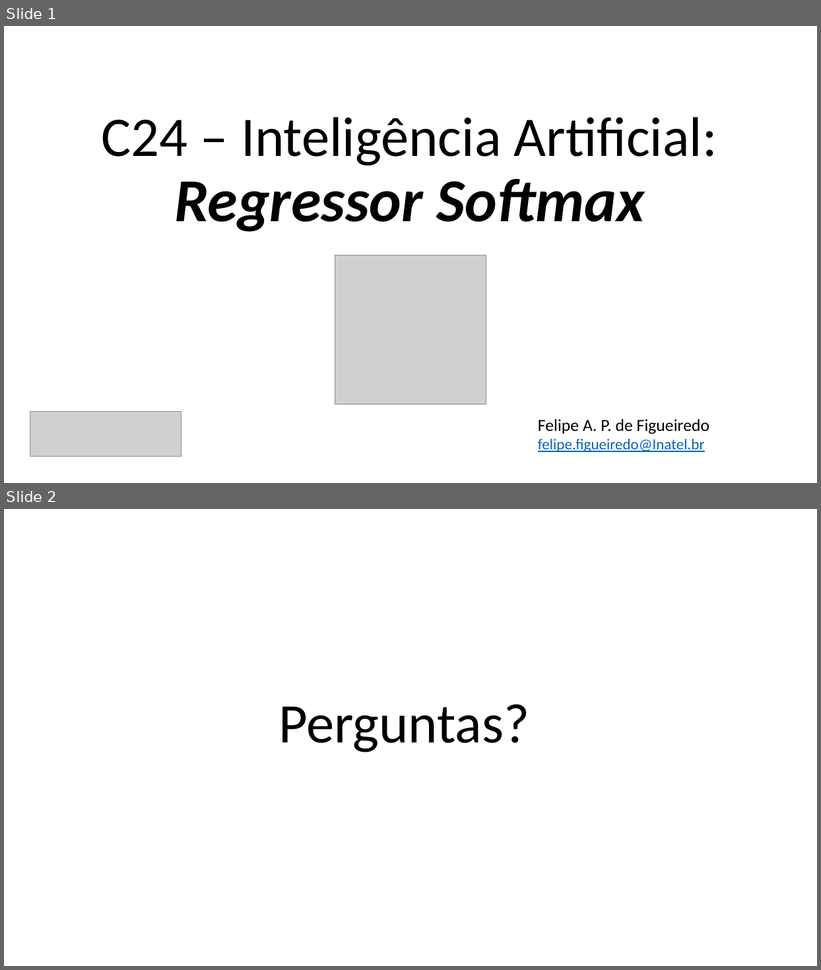
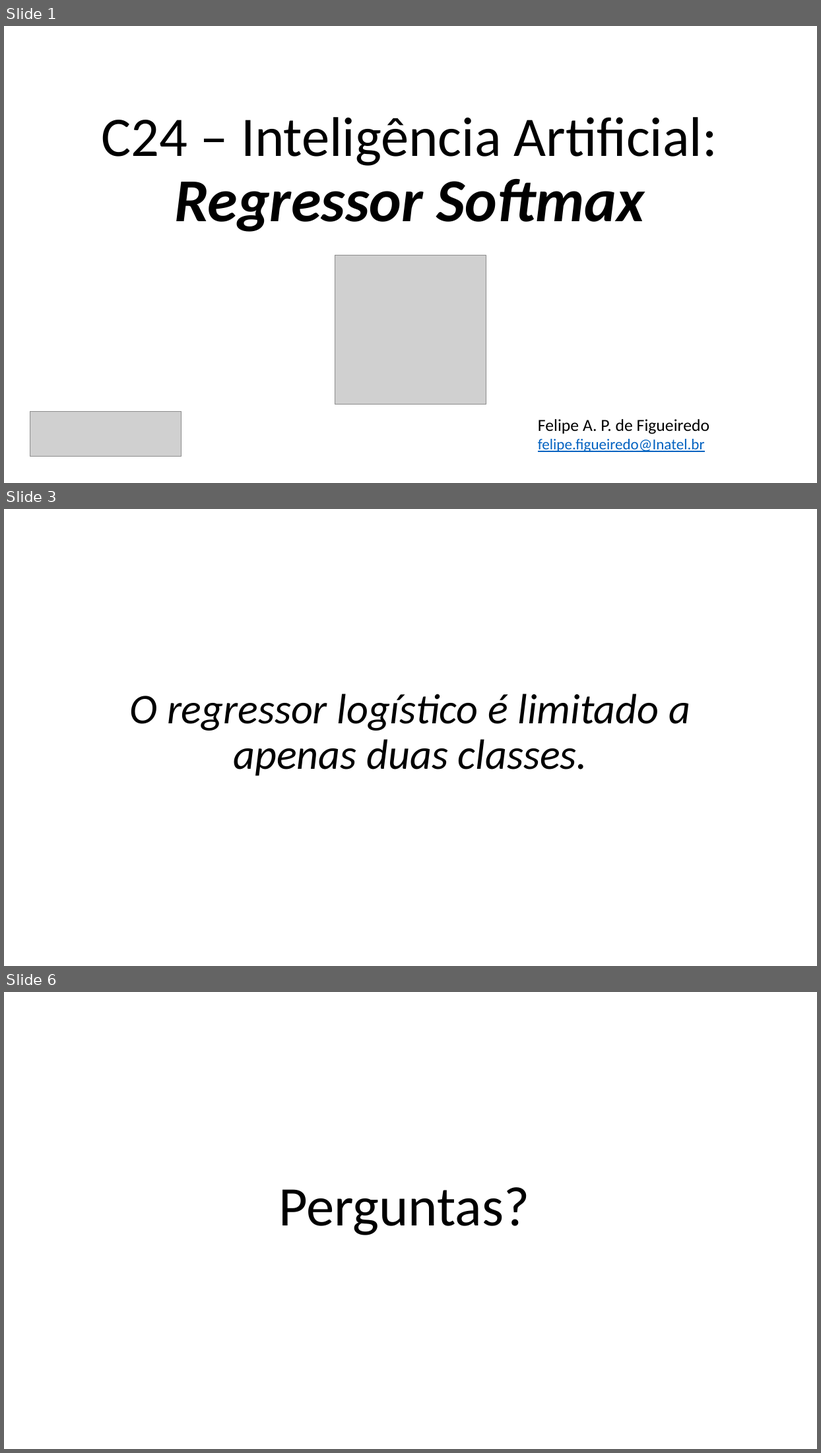
Before and after one commit to zz4fap/c24_inteligencia_artificial, a slide deck: slides/C24_Regressor_Softmax.pptx. Shown one above the other, each under a label of ours: slides 1 and 2 before the commit, slides 1, 3 and 6 after it; the slides between them are not shown. The pictures are 821x970 and 821x1453 pixels, drawn with LibreOffice and Linux fonts; fonts in the diff are those of the drawing; grey boxes stand for pictures. Boxes give left, top, right and bottom in pixels: in the first picture for what was removed or moved away, otherwise in the second. Text is boxed around its words. In the diff, an @@ line names an element or a change of style, - is before the commit and + after.

```diff
--- a/slides/C24_Regressor_Softmax.pptx
+++ b/slides/C24_Regressor_Softmax.pptx
@@ slide 3 added at box(4, 509, 817, 966), background #FFFFFF @@
@@ text added at box(130, 694, 690, 776), 50 pt, text #000000, italic @@
+O regressor logístico é limitado a apenas duas classes.
@@ what was slide 2 is now slide 6 @@
```
Also in this commit, not shown: 3 other slides added, 2 other files.
